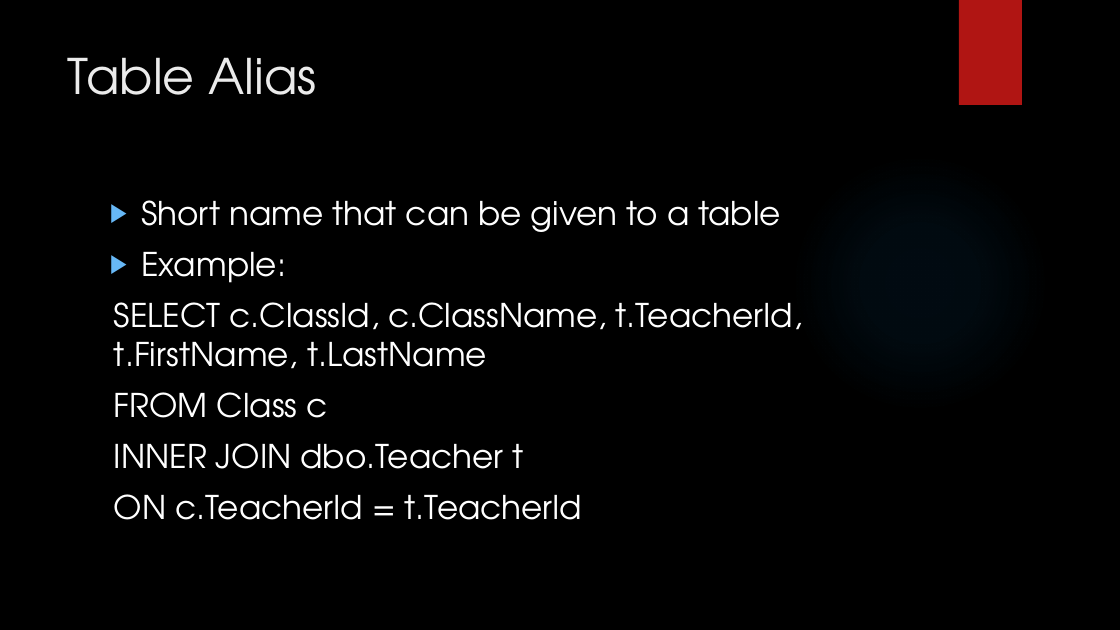
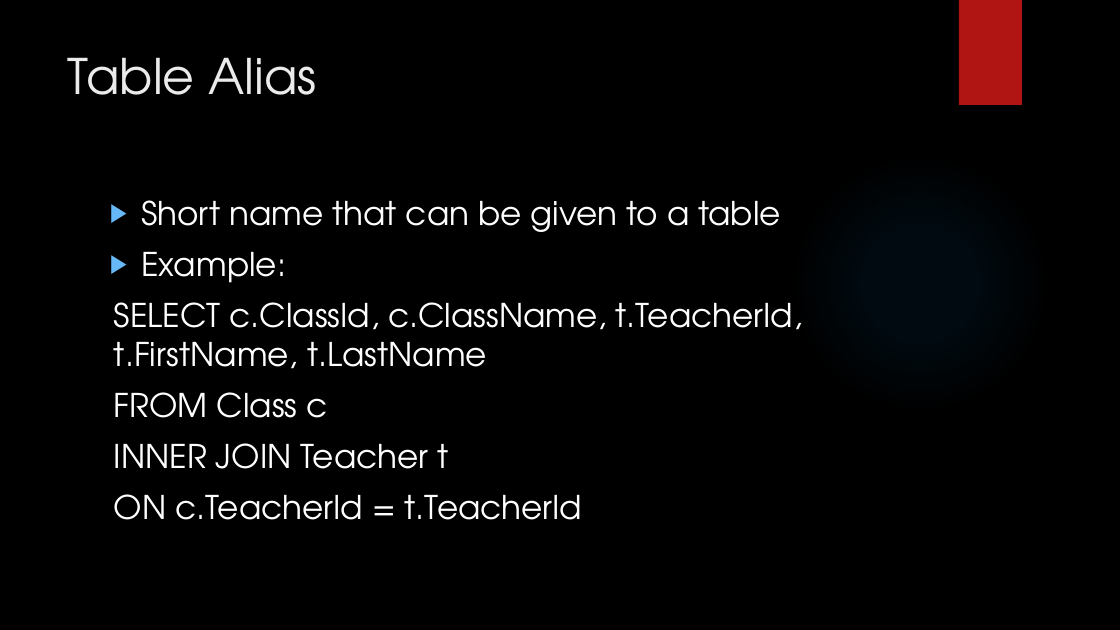
Before and after one commit to LogolsLLC/Logols-May2018, a slide deck: slide 21 of Slides/04_Sql_TrainingPlan.pptx. Drawn at 1120x630 pixels with LibreOffice and Linux fonts; fonts in the diff are those of the drawing; background and template pictures are left out. Boxes give left, top, right and bottom in pixels: in the first picture for what was removed or moved away, otherwise in the second. Text is boxed around its words. In the diff, an @@ line names an element or a change of style, - is before the commit and + after.

```diff
--- a/Slides/04_Sql_TrainingPlan.pptx
+++ b/Slides/04_Sql_TrainingPlan.pptx
@@ text at <box>114,443,448,469</box>: text changed @@
-INNER JOIN dbo.Teacher t
+INNER JOIN Teacher t
```
Also in this commit, not shown: 2 other slides changed, 6 slides added, 7 other files.
